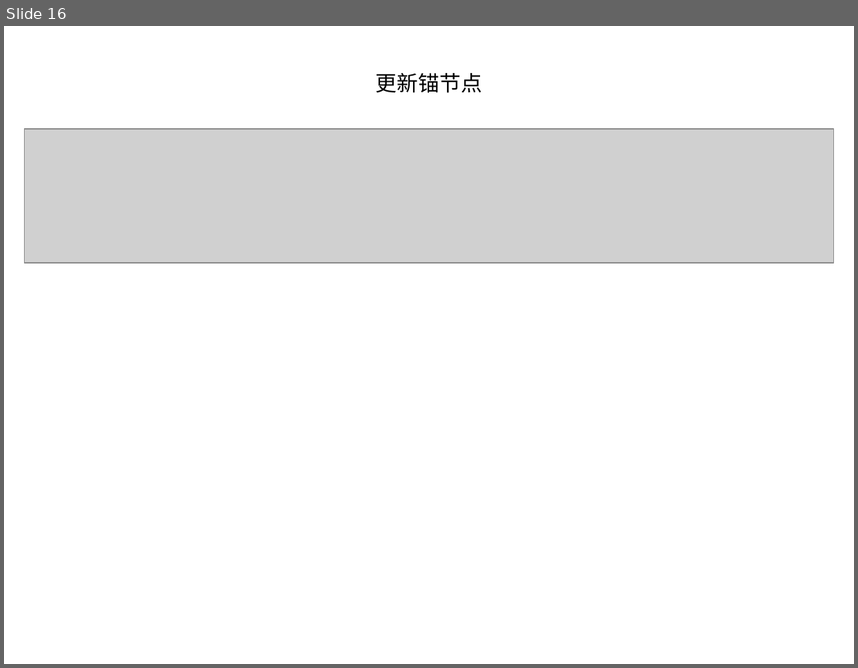
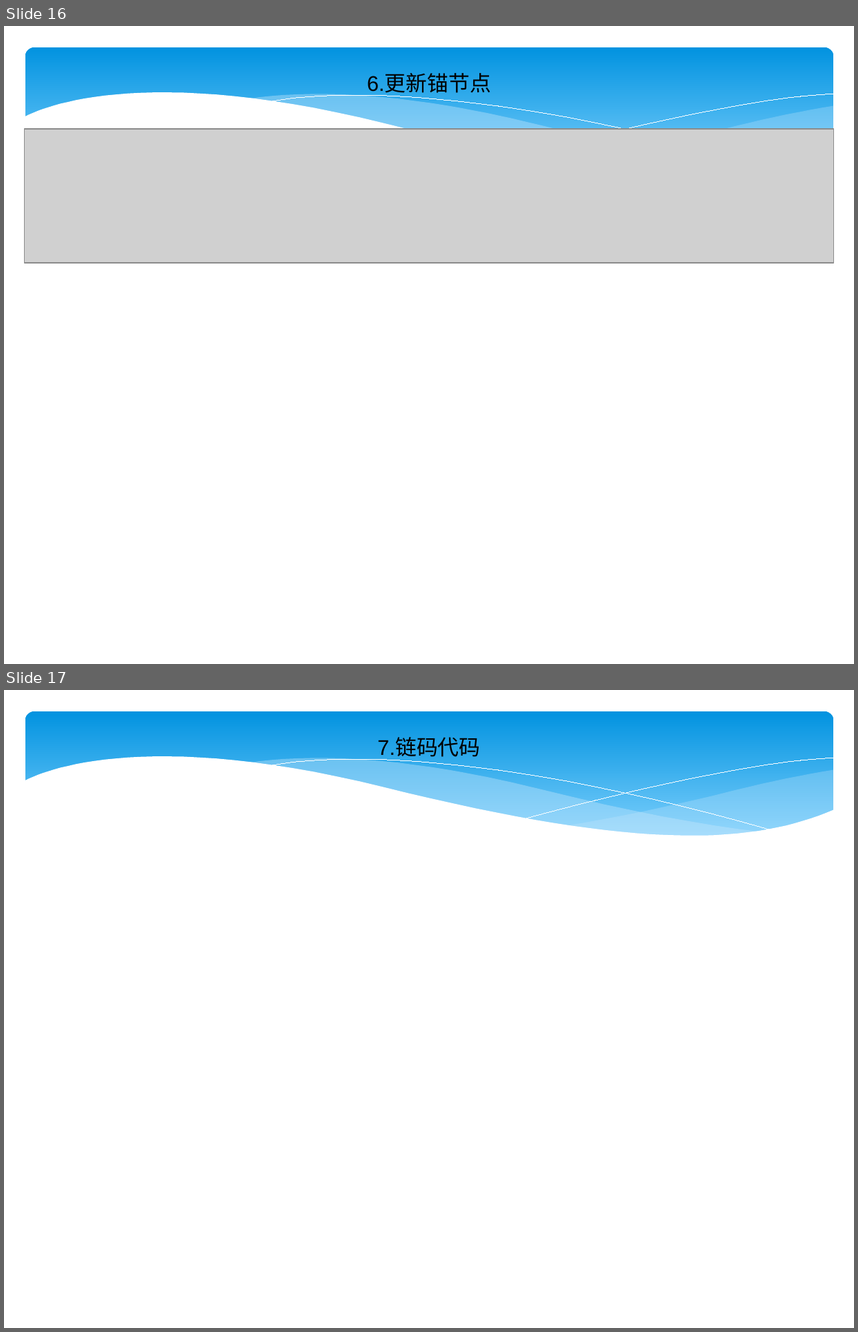
Before and after one commit to 382303784/hyperledger-fabric, a slide deck: fabric.ppt. Shown one above the other, each under a label of ours: slide 16 before the commit, slides 16 and 17 after it. The pictures are 858x668 and 858x1332 pixels, drawn with LibreOffice and Linux fonts; fonts in the diff are those of the drawing; grey boxes stand for pictures. Boxes give left, top, right and bottom in pixels: in the first picture for what was removed or moved away, otherwise in the second. Text is boxed around its words. In the diff, an @@ line names an element or a change of style, - is before the commit and + after.

```diff
--- a/fabric.ppt
+++ b/fabric.ppt
@@ slide 17 added at <box>4,690,854,1328</box>, background #FFFFFF; not listed: 6 template elements that a slide beside it also shows @@
@@ text added at <box>377,738,480,757</box>, 18 pt, text #000000 @@
+7.链码代码
@@ slide 16 changed as well @@
@@ rounded rectangle added at <box>25,47,833,180</box>, fill gradient #0293E0 to #83D3FE @@
@@ text at <box>367,74,491,93</box>: text changed @@
-更新锚节点
+6.更新锚节点
@@ group added at <box>23,92,835,216</box>: 5 freeform shapes @@
```
Also in this commit, not shown: 19 other slides changed, 3 other slides added, 1 slide removed, 1 other file.
